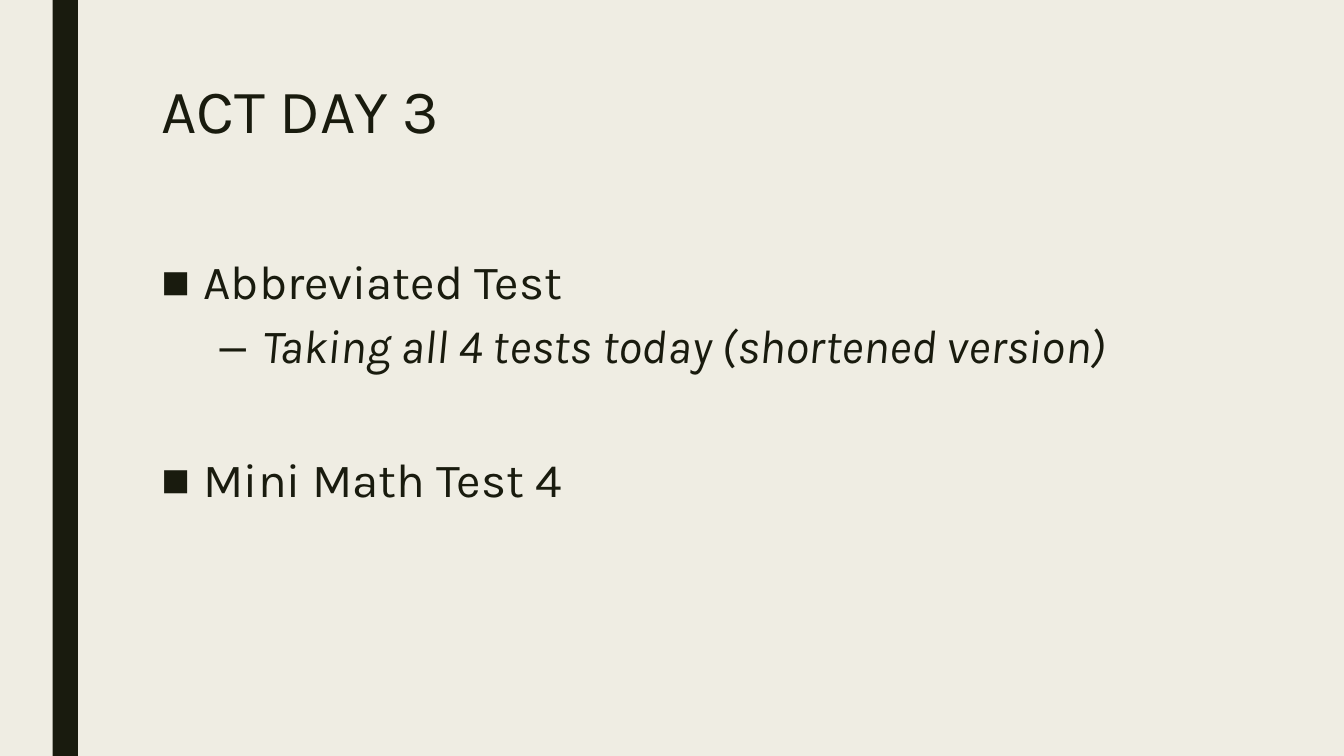
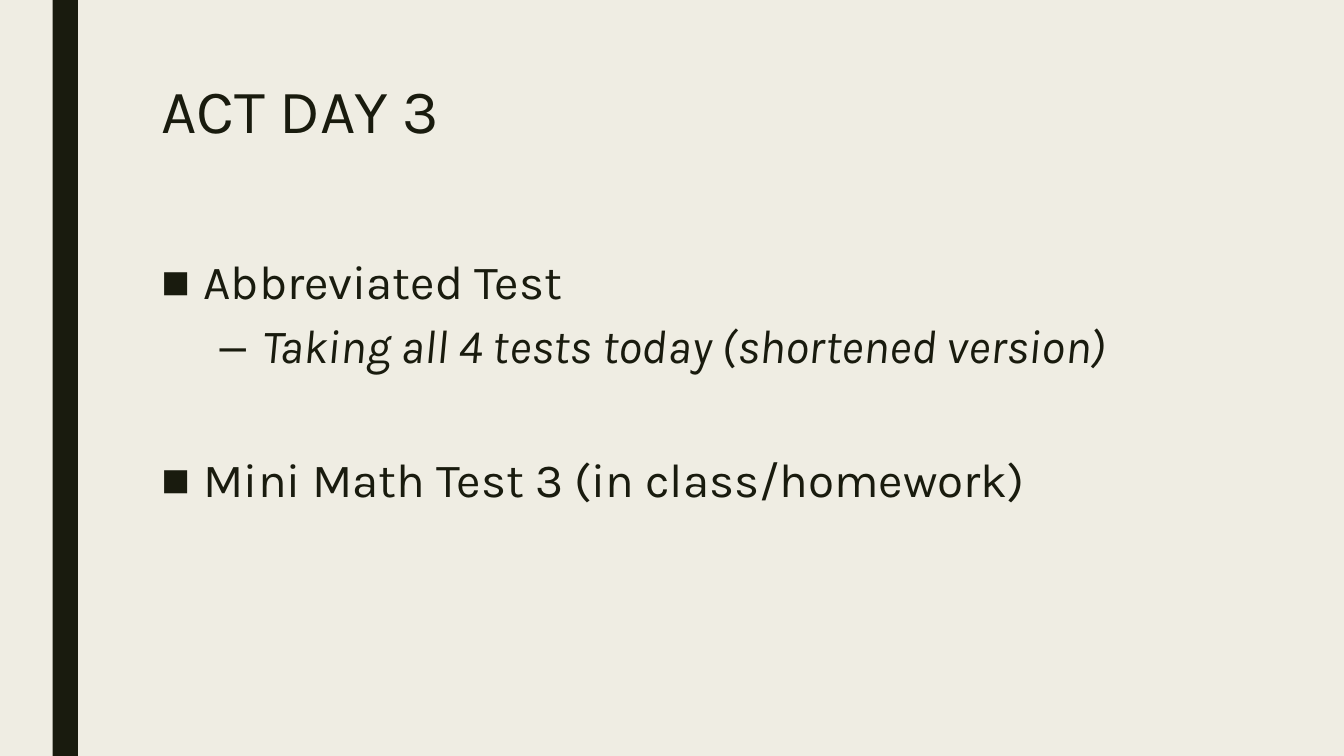
Before and after one commit to codecuddy/algebra_3-4, a slide deck: slide 4 of _PowerPoints/2nd Semester/Unit 7 ACT/Algebra4_Day_063 ACT Abbreviated Test.pptx. Drawn at 1344x756 pixels with LibreOffice and Linux fonts; fonts in the diff are those of the drawing. Boxes give left, top, right and bottom in pixels: in the first picture for what was removed or moved away, otherwise in the second. Text is boxed around its words. In the diff, an @@ line names an element or a change of style, - is before the commit and + after.

```diff
--- a/_PowerPoints/2nd Semester/Unit 7 ACT/Algebra4_Day_063 ACT Abbreviated Test.pptx
+++ b/_PowerPoints/2nd Semester/Unit 7 ACT/Algebra4_Day_063 ACT Abbreviated Test.pptx
@@ text at (204, 462, 1024, 502): text changed @@
-■ Mini Math Test 4
+■ Mini Math Test 3 (in class/homework)
```
Also in this commit, not shown: 1 other slide changed, 3 other files.
